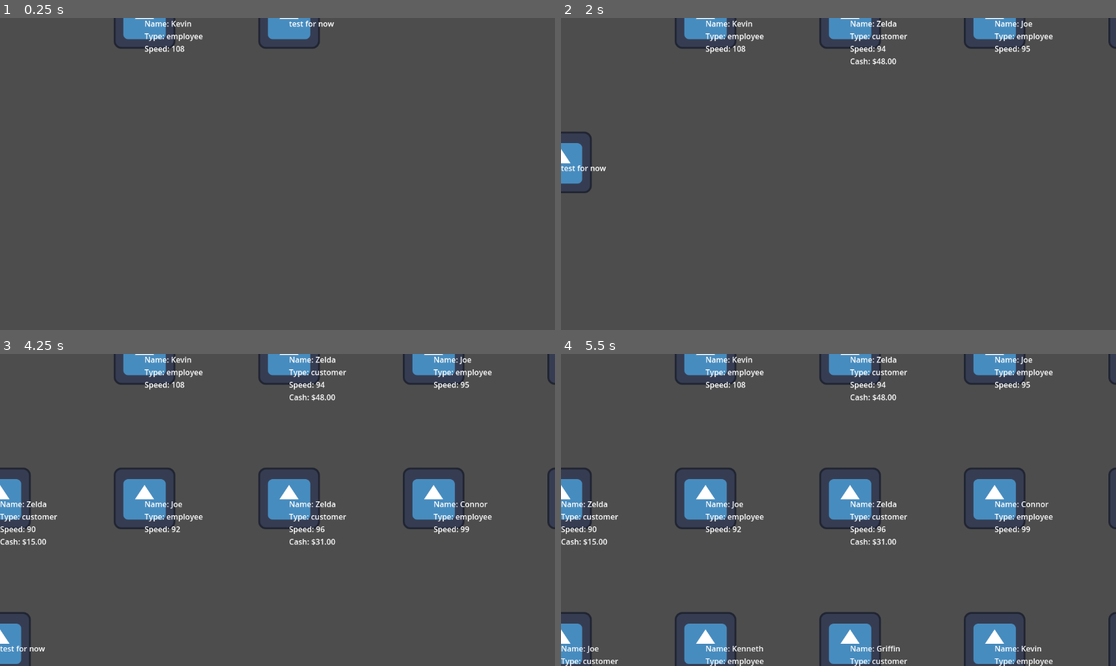
Above: before the commit, frames 1-4 (two rows, left to right).
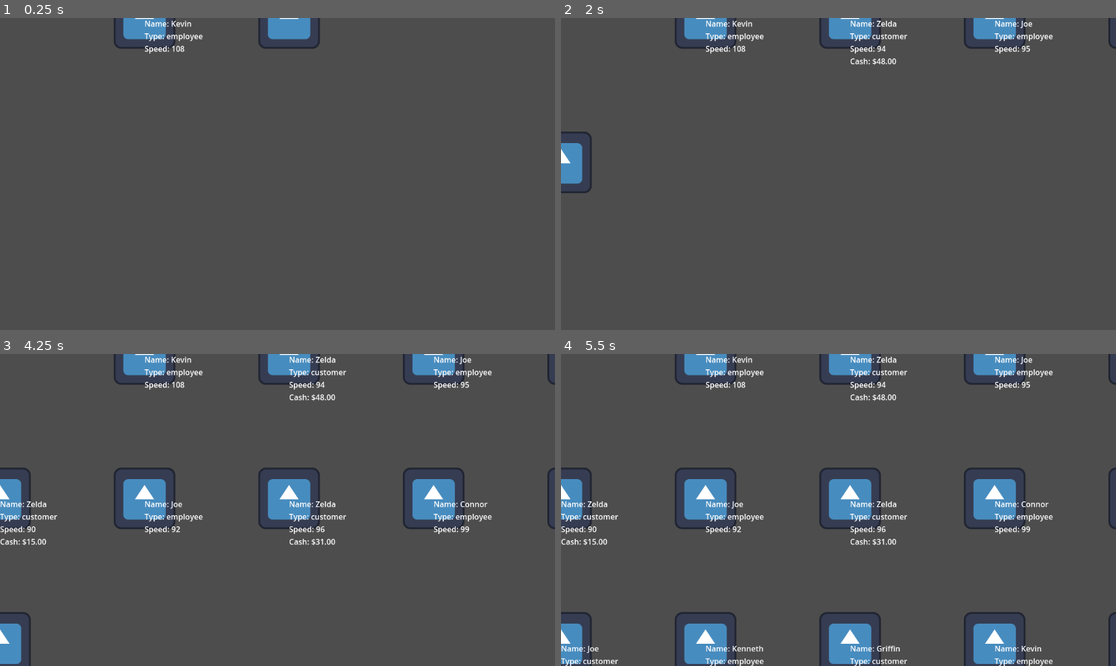
Above: after the commit, the same moments.

Repository: JSimsProgrammer/Shop-Management-Game
Game: Godot game, scene res://spawnerPrototype(GAMING-PC's conflicted copy 06-07-20251).tscn
The game is run twice, just before and just after one commit, with the same random seed, the same clock (stepped at 60 frames per second) and the same inputs. Before the commit the project starts from res://spawnerPrototype.tscn. The engine's default icon, where the game draws it, is replaced by a stand-in: a white triangle on a blue panel in a dark square.
Inputs:
- Up to frame 1 (0.25 s): no input
- Up to frame 2 (2 s): tap Enter at 1.25 s
- Up to frame 3 (4.25 s): tap Space at 3.5 s
- Up to frame 4 (5.5 s): no input

The runs differ from the first frame. In frame 1, less than 0.1% of the frame differs, in the area x 52-61%, y 0-3%; in frame 2, less than 0.1%; in frame 3, less than 0.1%; in frame 4, nothing differs.

Commit message:
Small Edits and Metascripts

Diff:
--- a/Godot/shop-management-game/person.tscn
+++ b/Godot/shop-management-game/person.tscn
@@ -12,4 +12,3 @@
 [node name="info_label" type="Label" parent="."]
 offset_right = 40.0
 offset_bottom = 23.0
-text = "test for now"
--- /dev/null
+++ b/Godot/shop-management-game/spawnerPrototype(GAMING-PC's conflicted copy 06-05-2025).tscn
@@ -0,0 +1,14 @@
+[gd_scene load_steps=5 format=3 uid="uid://di060tldjpghd"]
+
+[ext_resource type="Script" uid="uid://bj4f6e3pdujk3" path="res://spawnerPrototype.gd" id="1_c8g2x"]
+[ext_resource type="PackedScene" uid="uid://brobtp4m0pwli" path="res://person.tscn" id="2_55dju"]
+[ext_resource type="Script" uid="uid://ylnclanpt13f" path="res://employee.gd" id="3_3mjlw"]
+[ext_resource type="Script" uid="uid://dkh8rae8wk7br" path="res://customer.gd" id="4_3xvy2"]
+
+[node name="spawnerPrototype" type="Node2D"]
+script = ExtResource("1_c8g2x")
+person_scene = ExtResource("2_55dju")
+employee_script = ExtResource("3_3mjlw")
+customer_script = ExtResource("4_3xvy2")
+
+[node name="person" parent="." instance=ExtResource("2_55dju")]
--- /dev/null
+++ b/Godot/shop-management-game/spawnerPrototype(GAMING-PC's conflicted copy 06-06-2025).tscn
@@ -0,0 +1,14 @@
+[gd_scene load_steps=5 format=3 uid="uid://c4kx1h8y7c33x"]
+
+[ext_resource type="Script" uid="uid://bj4f6e3pdujk3" path="res://spawnerPrototype.gd" id="1_c8g2x"]
+[ext_resource type="PackedScene" uid="uid://brobtp4m0pwli" path="res://person.tscn" id="2_55dju"]
+[ext_resource type="Script" uid="uid://ylnclanpt13f" path="res://employee.gd" id="3_3mjlw"]
+[ext_resource type="Script" uid="uid://dkh8rae8wk7br" path="res://customer.gd" id="4_3xvy2"]
+
+[node name="spawnerPrototype" type="Node2D"]
+script = ExtResource("1_c8g2x")
+person_scene = ExtResource("2_55dju")
+employee_script = ExtResource("3_3mjlw")
+customer_script = ExtResource("4_3xvy2")
+
+[node name="person" parent="." instance=ExtResource("2_55dju")]
--- /dev/null
+++ b/Godot/shop-management-game/spawnerPrototype(GAMING-PC's conflicted copy 06-07-2025).tscn
@@ -0,0 +1,14 @@
+[gd_scene load_steps=5 format=3 uid="uid://deaan0s67ykqd"]
+
+[ext_resource type="Script" uid="uid://bj4f6e3pdujk3" path="res://spawnerPrototype.gd" id="1_c8g2x"]
+[ext_resource type="PackedScene" uid="uid://brobtp4m0pwli" path="res://person.tscn" id="2_55dju"]
+[ext_resource type="Script" uid="uid://ylnclanpt13f" path="res://employee.gd" id="3_3mjlw"]
+[ext_resource type="Script" uid="uid://dkh8rae8wk7br" path="res://customer.gd" id="4_3xvy2"]
+
+[node name="spawnerPrototype" type="Node2D"]
+script = ExtResource("1_c8g2x")
+person_scene = ExtResource("2_55dju")
+employee_script = ExtResource("3_3mjlw")
+customer_script = ExtResource("4_3xvy2")
+
+[node name="person" parent="." instance=ExtResource("2_55dju")]
--- /dev/null
+++ b/Godot/shop-management-game/spawnerPrototype(GAMING-PC's conflicted copy 06-07-20251).tscn
@@ -0,0 +1,14 @@
+[gd_scene load_steps=5 format=3 uid="uid://em8bghbqtkq4"]
+
+[ext_resource type="Script" uid="uid://bj4f6e3pdujk3" path="res://spawnerPrototype.gd" id="1_c8g2x"]
+[ext_resource type="PackedScene" uid="uid://brobtp4m0pwli" path="res://person.tscn" id="2_55dju"]
+[ext_resource type="Script" uid="uid://ylnclanpt13f" path="res://employee.gd" id="3_3mjlw"]
+[ext_resource type="Script" uid="uid://dkh8rae8wk7br" path="res://customer.gd" id="4_3xvy2"]
+
+[node name="spawnerPrototype" type="Node2D"]
+script = ExtResource("1_c8g2x")
+person_scene = ExtResource("2_55dju")
+employee_script = ExtResource("3_3mjlw")
+customer_script = ExtResource("4_3xvy2")
+
+[node name="person" parent="." instance=ExtResource("2_55dju")]
